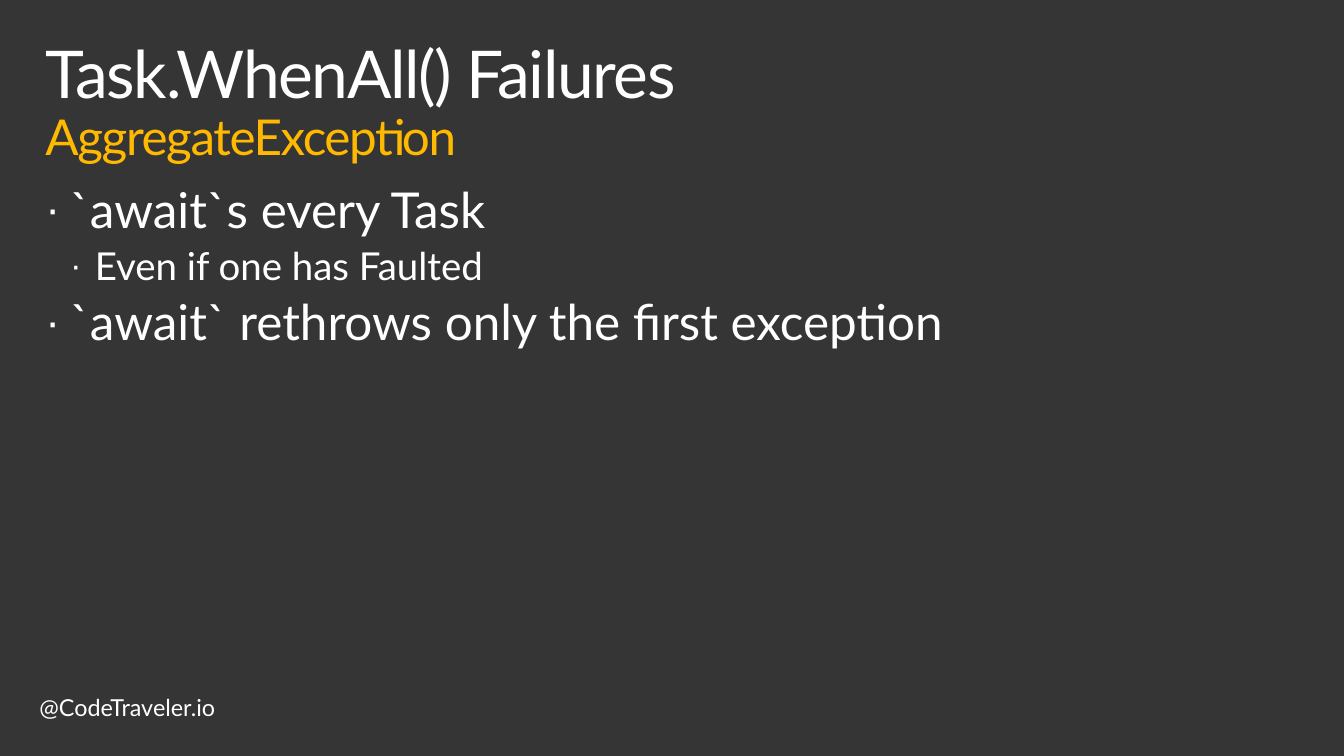
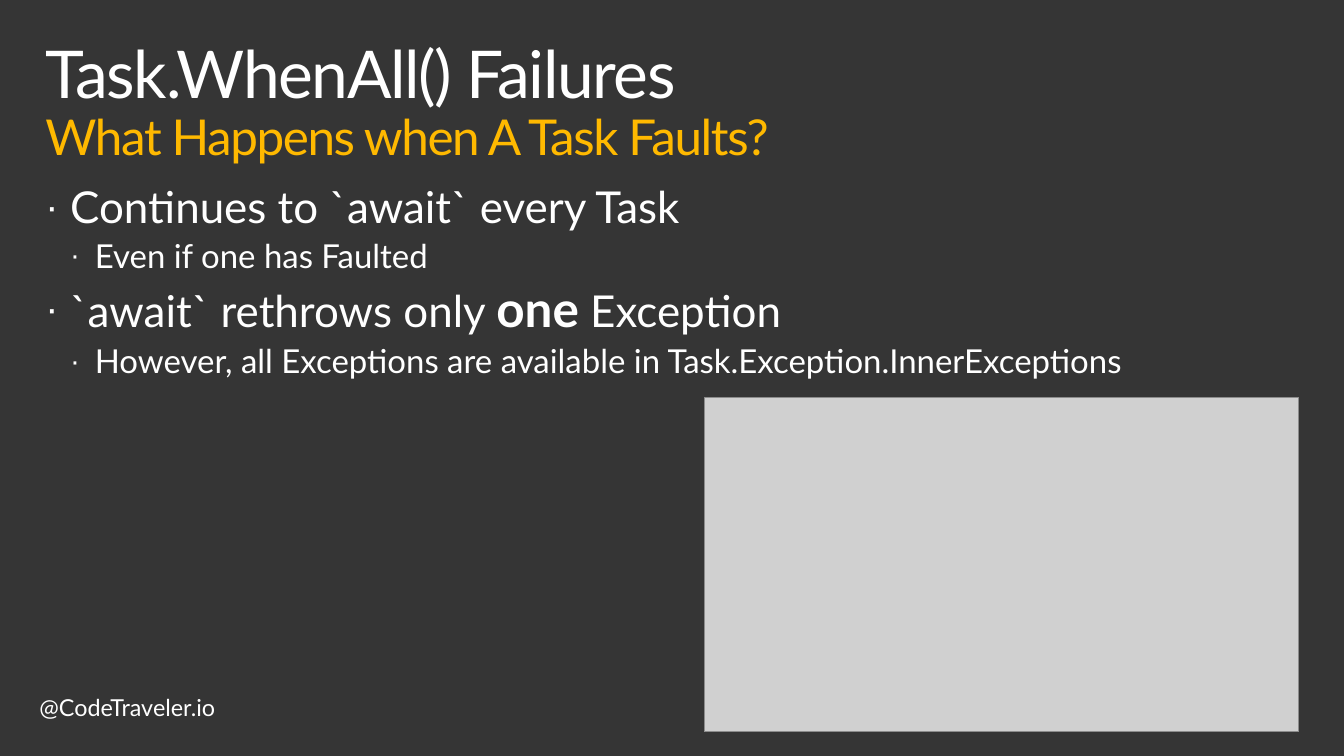
Before and after one commit to TheCodeTraveler/BecomeAnExpertWithAsyncAwait, a slide deck: slide 7 of 6. Coordinating Multiple Tasks/CoordinatingTasks.pptx. Drawn at 1344x756 pixels with LibreOffice and Linux fonts; fonts in the diff are those of the drawing; grey boxes stand for pictures; background and template pictures are left out. Boxes give left, top, right and bottom in pixels: in the first picture for what was removed or moved away, otherwise in the second. Text is boxed around its words. In the diff, an @@ line names an element or a change of style, - is before the commit and + after.

```diff
--- a/6. Coordinating Multiple Tasks/CoordinatingTasks.pptx
+++ b/6. Coordinating Multiple Tasks/CoordinatingTasks.pptx
@@ title at (45, 47, 768, 164): text changed; size 48 to 36 pt; text colour #FFFFFF to #FFB900 @@
-Task.WhenAll() Failures
-AggregateException
+Task.WhenAll() Failures
+What Happens when A Task Faults?
@@ text at (70, 190, 679, 231): text changed; size 36 to 32 pt @@
-· `await`s every Task
+· Continues to `await` every Task
@@ text at (95, 243, 427, 269): size 28 to 24 pt in "Even if one has Faulted" @@
@@ text at (70, 294, 1122, 379): text changed; size 36 to 24 pt @@
-· `await` rethrows only the first exception
+· `await` rethrows only one Exception
+  · However, all Exceptions are available in Task.Exception.InnerExceptions
@@ picture added at (705, 397, 1300, 731) @@
```
